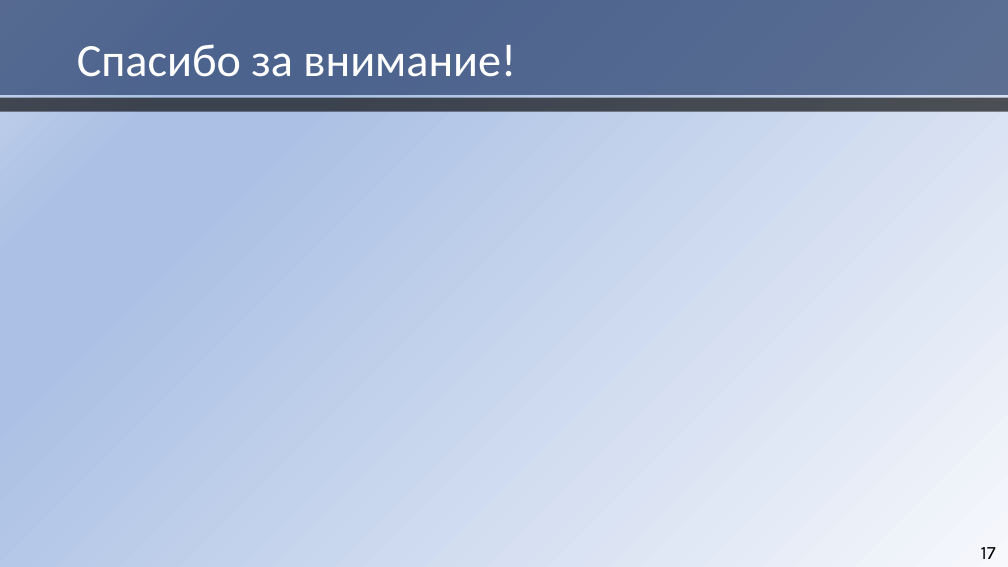
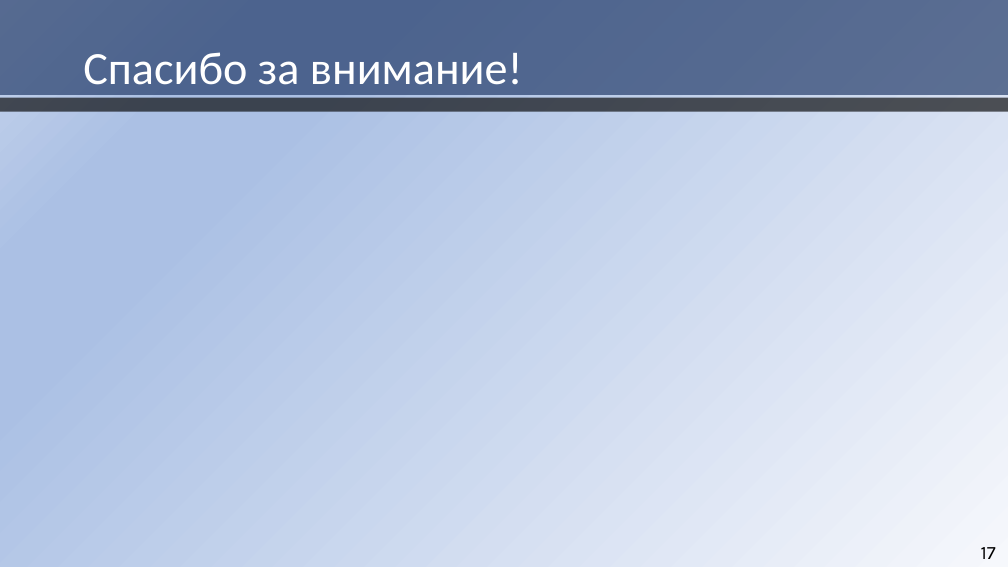
Before and after one commit to HaMeNopeDiot/hardware_gpu, a slide deck: slide 17 of docs/starukhin_dissertation/magister_pres.pptx. Drawn at 1008x567 pixels with LibreOffice and Linux fonts; fonts in the diff are those of the drawing. Boxes give left, top, right and bottom in pixels: in the first picture for what was removed or moved away, otherwise in the second. Text is boxed around its words. In the diff, an @@ line names an element or a change of style, - is before the commit and + after.

```diff
--- a/docs/starukhin_dissertation/magister_pres.pptx
+++ b/docs/starukhin_dissertation/magister_pres.pptx
@@ title "Спасибо за внимание!" moved from (x1=77, y1=44, x2=516, y2=77) to (x1=83, y1=52, x2=523, y2=85) @@
```
Also in this commit, not shown: 4 other slides changed, 1 slide added, 4 other files.
